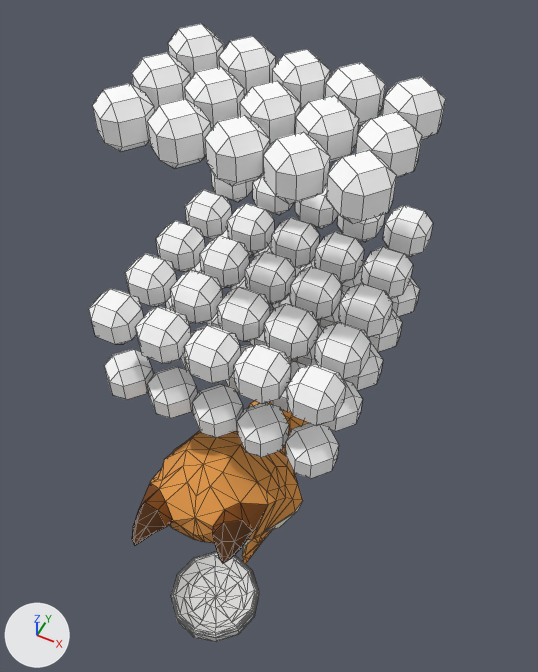
What one commit did to the OBJ model ChiBaApp/app/src/main/assets/models/emptyBowl/emptyBowl_frame18.obj.
The view is the same before and after, from a 50 mm camera at (5.42, -10.91, 21.53) aimed at (-0.01, -0.05, 7.95). The lights are fixed; the arrows at lower left show +X, +Y and +Z. Mesh edges are drawn as thin lines. Where no turn or scale is listed for an object, it has been applied to the vertices. Vertices at the same position are counted once.

Names of what the first picture shows: 'emptyBowl_frame18'.
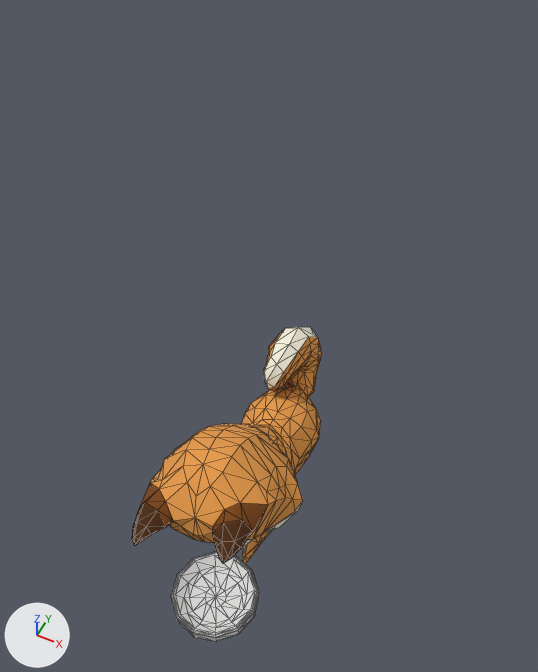
What differs and where, as boxes [x1, y1, x2, y2] in the pictures (538 x 672 px):
'emptyBowl_frame18', reshaped (47% narrower, 49% shorter)
    before: [89, 24, 446, 642]
    after: [132, 327, 322, 642]
part 1 of me_emptybowl_frame18, deleted
    before: [89, 24, 446, 479]

The change, as a diff of the scene's bpy script:
```diff
--- a/ChiBaApp/app/src/main/assets/models/emptyBowl/emptyBowl_frame18.obj.py
+++ b/ChiBaApp/app/src/main/assets/models/emptyBowl/emptyBowl_frame18.obj.py
@@ me_emptybowl_frame18 @@
 # used by ob_emptybowl_frame18; location = (0.0, 0.0, 0.0)
-me_emptybowl_frame18.from_pydata(...)  # 2304 vertices, 3158 faces; spans x -2.89..2.84, y -5.4..3.51, z 0.0..14.49
-me_emptybowl_frame18.materials.append(mat_fressnapffull_phong2sg)  # white #ffffff
+me_emptybowl_frame18.from_pydata(...)  # 744 vertices, 1468 faces; spans x -1.82..1.98, y -5.4..3.51, z 0.0..6.66
+# me_emptybowl_frame18 part 1: 65 loose pieces with 1560 vertices, spanning x -2.89..2.84, y -3.15..3.16, z 7.52..14.49, are deleted
 me_emptybowl_frame18.materials.append(mat_newrigging1_lambert2sg)
```
